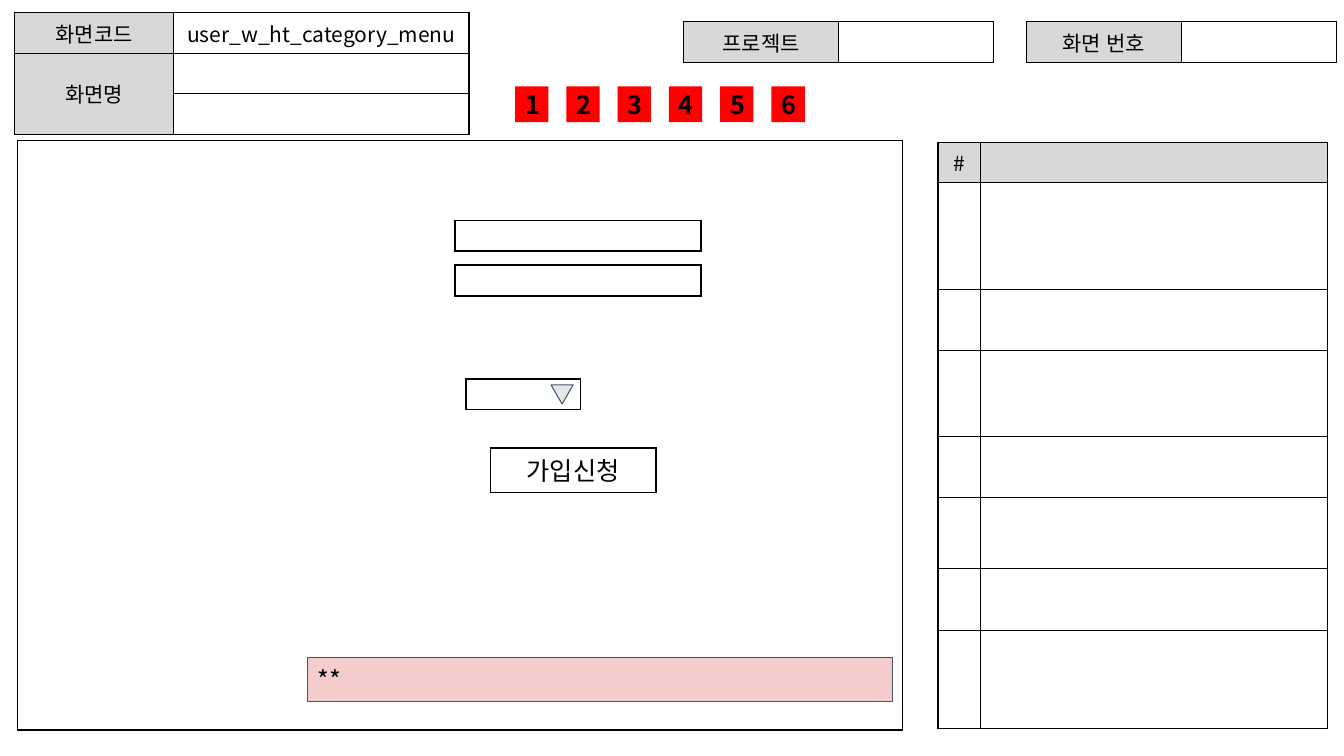
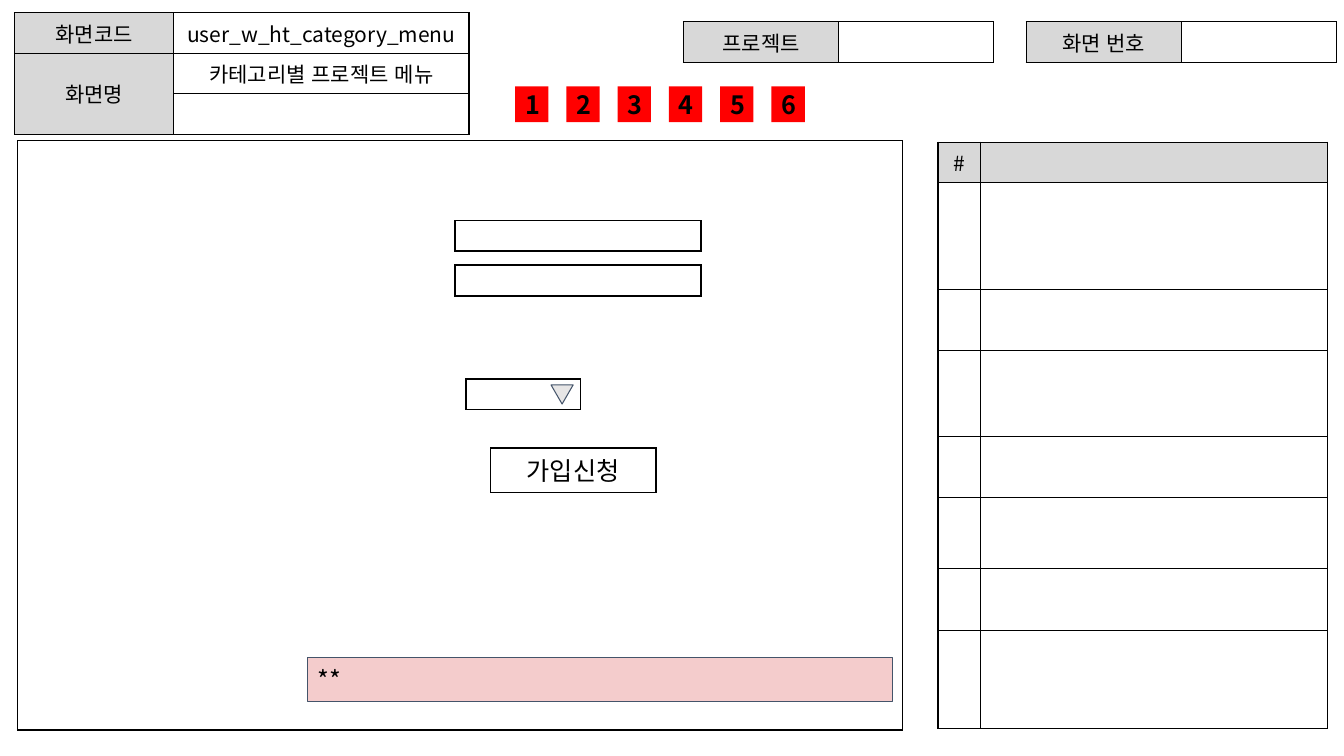
Before and after one commit to ezenteam2/EzenCrowdFunding, a slide deck: slide 2 of project03 화면설계서/project03 - 화면 설계서 - 현태.pptx. Drawn at 1344x756 pixels with LibreOffice and Linux fonts; fonts in the diff are those of the drawing. Boxes give left, top, right and bottom in pixels: in the first picture for what was removed or moved away, otherwise in the second. Text is boxed around its words. In the diff, an @@ line names an element or a change of style, - is before the commit and + after.

```diff
--- a/project03 화면설계서/project03 - 화면 설계서 - 현태.pptx
+++ b/project03 화면설계서/project03 - 화면 설계서 - 현태.pptx
@@ table at bbox=[14, 13, 469, 119] @@
-row 2, column 2: 
+row 2, column 2: 카테고리별 프로젝트 메뉴
```
Also in this commit, not shown: 4 other slides changed, 1 other file.
